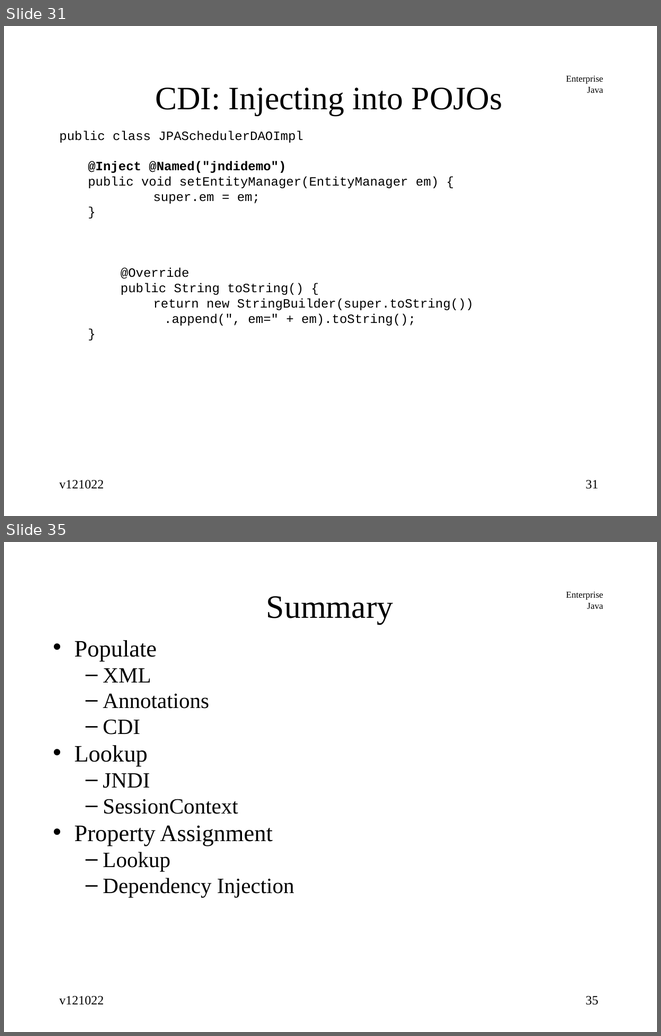
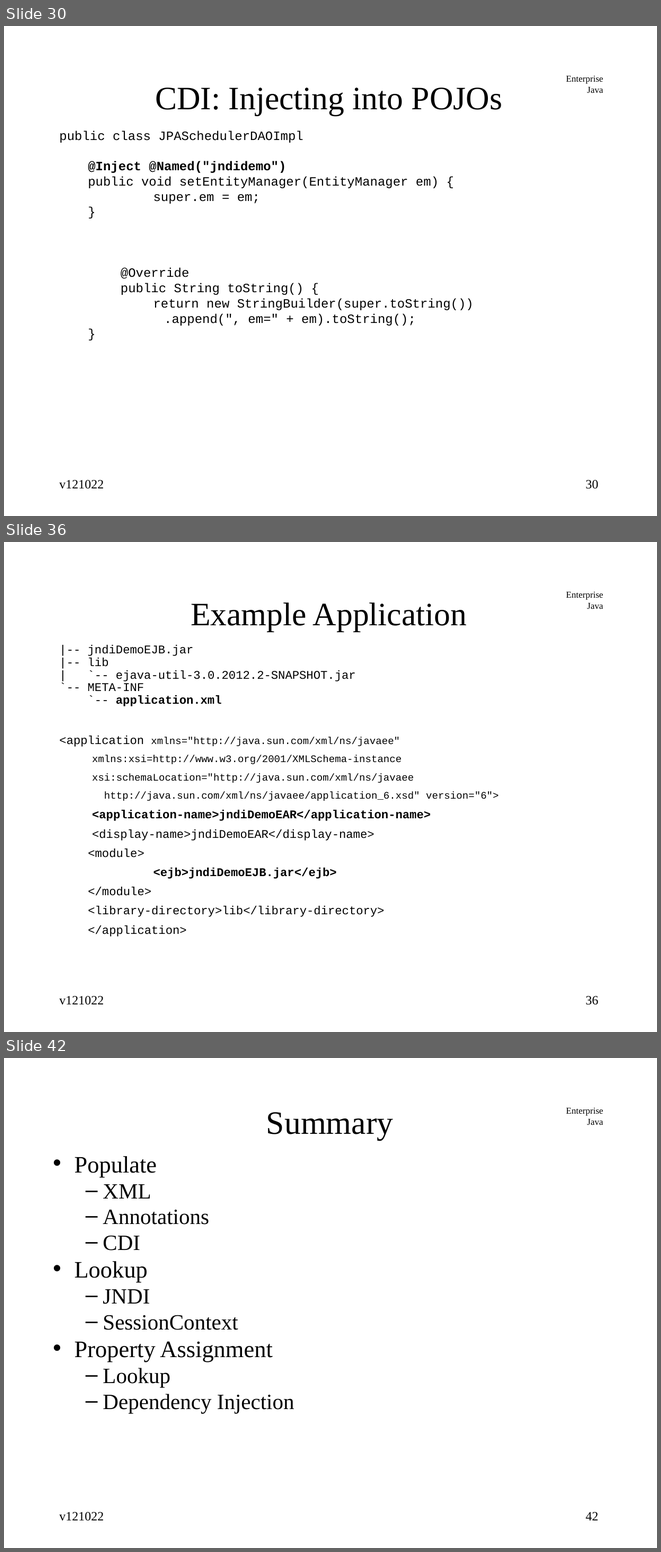
Before and after one commit to jcstaff/ejava-javaee, a slide deck: jndiDemo/src/site/resources/lectures/jndiENC.ppt. Shown one above the other, each under a label of ours: slides 31 and 35 before the commit, slides 30, 36 and 42 after it; the slides between them are not shown. The pictures are 661x1036 and 661x1552 pixels, drawn with LibreOffice and Linux fonts; fonts in the diff are those of the drawing. Boxes give left, top, right and bottom in pixels: in the first picture for what was removed or moved away, otherwise in the second. Text is boxed around its words. In the diff, an @@ line names an element or a change of style, - is before the commit and + after.

Commit message:
added JNDI naming scheme

```diff
--- a/jndiDemo/src/site/resources/lectures/jndiENC.ppt
+++ b/jndiDemo/src/site/resources/lectures/jndiENC.ppt
@@ slide 36 added at bbox=[4, 542, 657, 1032], background #FFFFFF; not listed: 1 template element that a slide beside it also shows @@
@@ title added at bbox=[191, 602, 467, 632], 36 pt, text #000000 @@
+Example Application
@@ text added at bbox=[59, 645, 498, 936], 12.9 pt, text #000000 @@
+|-- jndiDemoEJB.jar
+|-- lib
+| `-- ejava-util-3.0.2012.2-SNAPSHOT.jar
+`-- META-INF
+`-- application.xml
+<application xmlns="http://java.sun.com/xml/ns/javaee"
+xmlns:xsi=http://www.w3.org/2001/XMLSchema-instance
+xsi:schemaLocation="http://java.sun.com/xml/ns/javaee
+http://java.sun.com/xml/ns/javaee/application_6.xsd" version="6">
+<application-name>jndiDemoEAR</application-name>
+<display-name>jndiDemoEAR</display-name>
+  <module>
+  <ejb>jndiDemoEJB.jar</ejb>
+  </module>
+  <library-directory>lib</library-directory>
+</application>
@@ text added at bbox=[59, 996, 104, 1005], 14 pt, text #000000 @@
+v121022
@@ page number added at bbox=[585, 996, 598, 1005], 14 pt, text #000000 @@
+36
@@ what was slide 31 is now slide 30 @@
@@ page number at bbox=[585, 480, 598, 489]: text changed @@
-31
+30
@@ what was slide 35 is now slide 42 @@
@@ page number at bbox=[585, 1512, 598, 1520]: text changed @@
-35
+42
```
Also in this commit, not shown: 11 slides changed, 6 other slides added.
